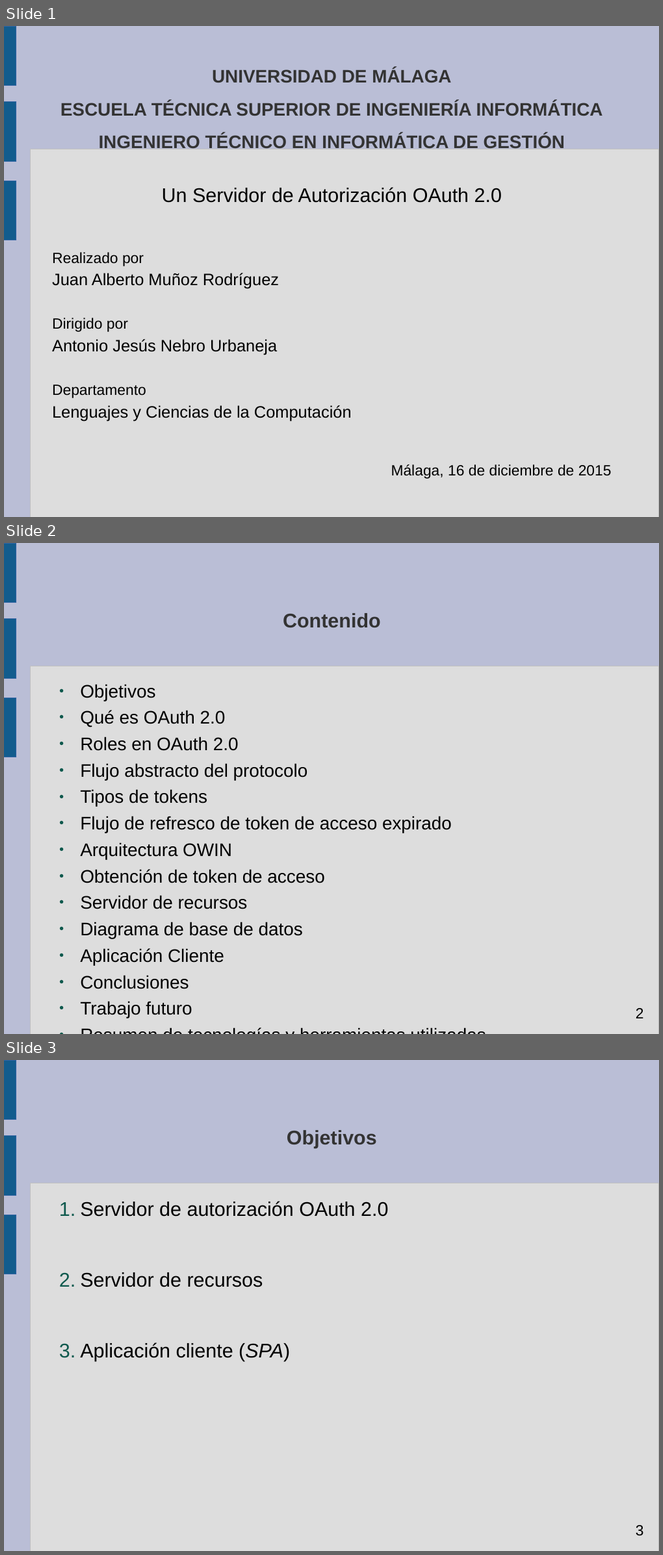
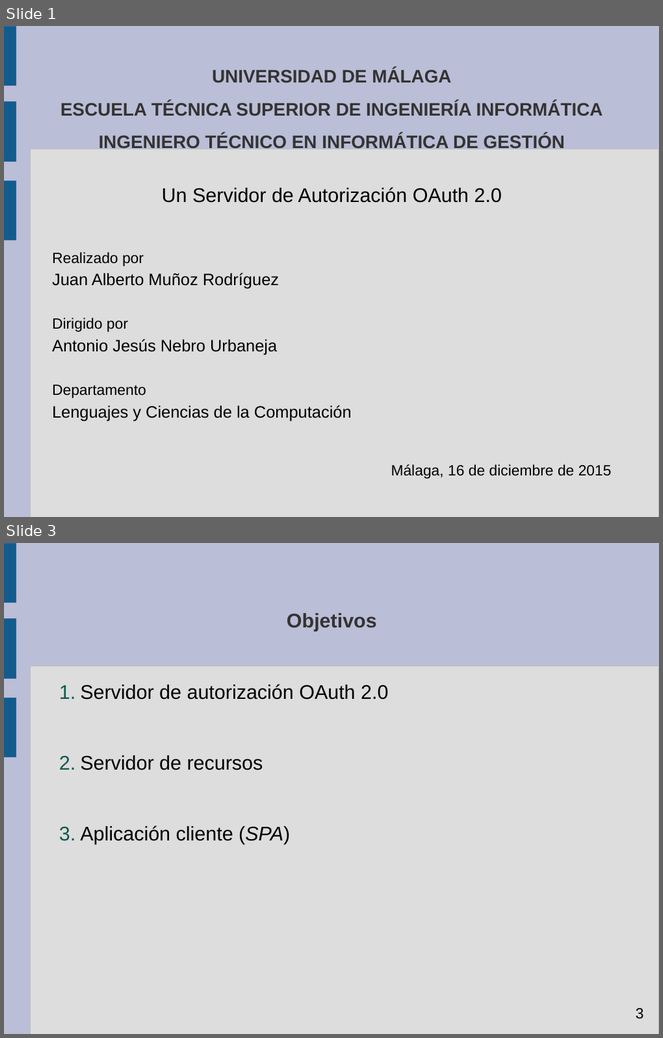
Before and after one commit to jumuro/OAuthServer, a slide deck: PFC/Doc/Presentación/Presentación.odp. Shown one above the other, each under a label of ours: slides 1, 2 and 3 before the commit, slides 1 and 3 after it; the slides between them are not shown. The pictures are 663x1555 and 663x1038 pixels, drawn with LibreOffice and Linux fonts; fonts in the diff are those of the drawing. Boxes give left, top, right and bottom in pixels: in the first picture for what was removed or moved away, otherwise in the second. Text is boxed around its words. In the diff, an @@ line names an element or a change of style, - is before the commit and + after.

```diff
--- a/PFC/Doc/Presentación/Presentación.odp
+++ b/PFC/Doc/Presentación/Presentación.odp
@@ slide 2 removed at bbox=[4, 543, 659, 1034], background #BABED6; not listed: 4 template elements that a slide beside it also shows @@
@@ title removed at bbox=[283, 613, 381, 628] @@
-Contenido
@@ text removed at bbox=[80, 684, 452, 1018] @@
-● Objetivos
-● Qué es OAuth 2.0
-● Roles en OAuth 2.0
-● Flujo abstracto del protocolo
-● Tipos de tokens
-● Flujo de refresco de token de acceso expirado
-● Arquitectura OWIN
-● Obtención de token de acceso
-● Servidor de recursos
-● Diagrama de base de datos
-● Aplicación Cliente
-● Conclusiones
-● Trabajo futuro
-● Resumen de tecnologías y herramientas utilizadas
@@ page number removed at bbox=[636, 1008, 644, 1019] @@
-2
```
Also in this commit, not shown: 1 slide changed, 1 slide added, 1 other slide removed, 1 other file.
